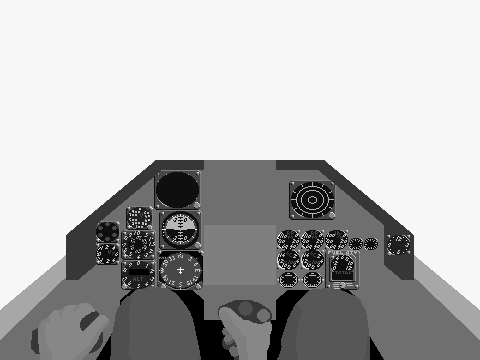
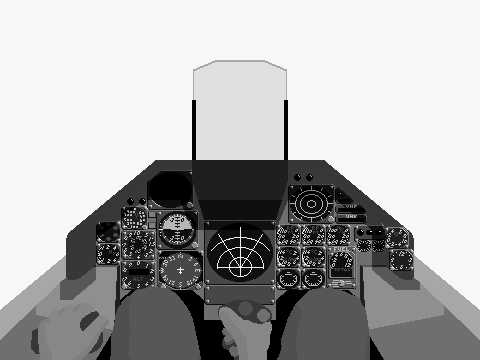
Layered file, before and after one edit (480x360). Changes by layer:
painted on "TornadoADV_Hood" over [36, 60, 444, 330]
moved "TornadoADV_Frgr" above "TornadoADV_Shadow", painted on it over [66, 160, 414, 280]
painted on "TornadoADV_Shadow" over [60, 170, 420, 300]
painted on "TornadoADV_Bkgr" over [95, 170, 410, 305]
painted on "TornadoADV_Frame" over [36, 234, 444, 330]
